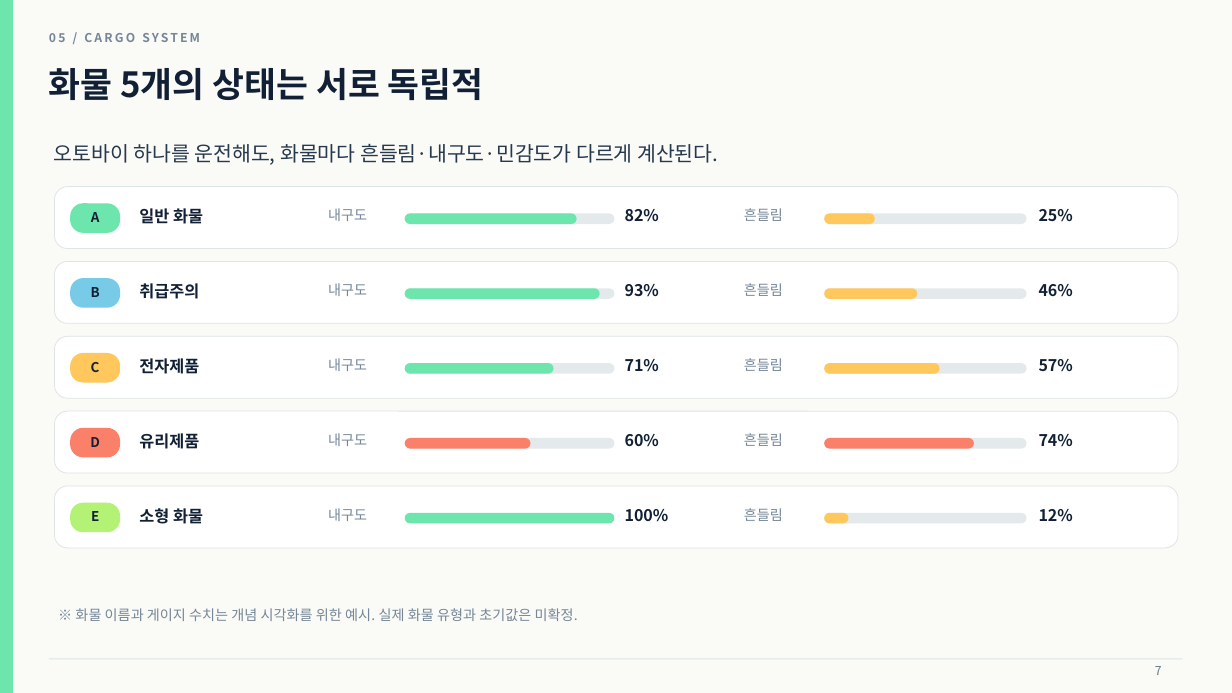
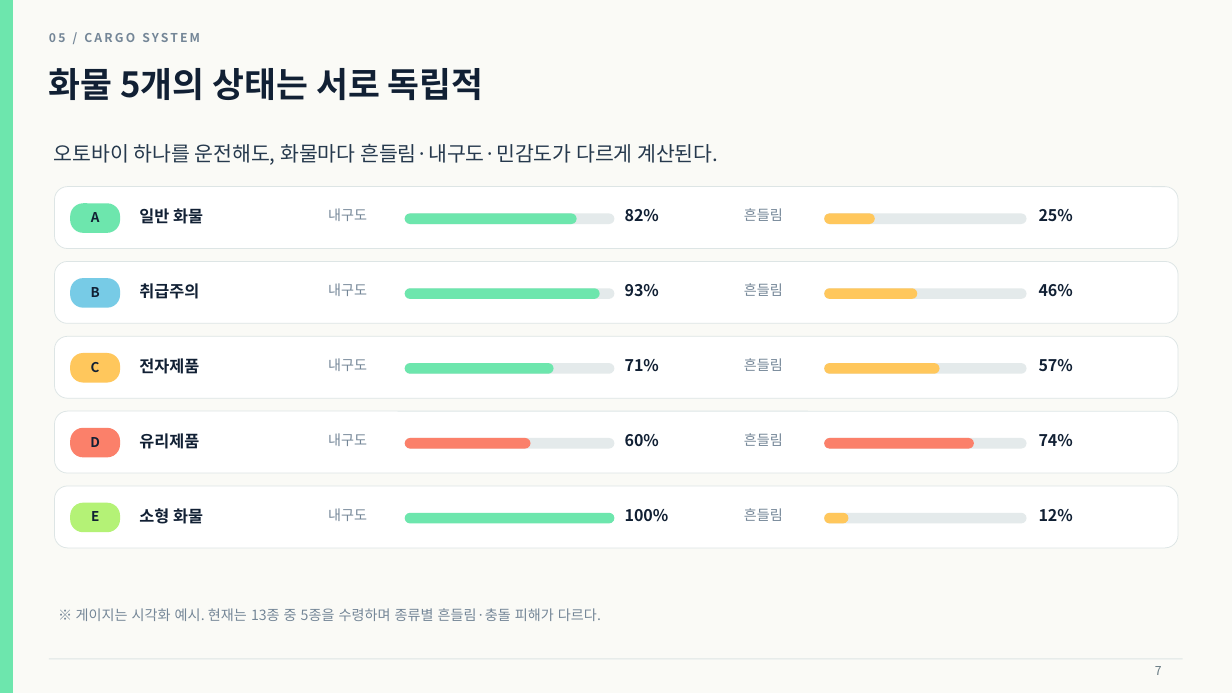
Before and after one commit to seo-spec/2Dgame-Delivery, a slide deck: slide 7 of data/docs/골목길_퀵배송_상세기획서.pptx. Drawn at 1232x693 pixels with LibreOffice and Linux fonts; fonts in the diff are those of the drawing. Boxes give left, top, right and bottom in pixels: in the first picture for what was removed or moved away, otherwise in the second. Text is boxed around its words. In the diff, an @@ line names an element or a change of style, - is before the commit and + after.

```diff
--- a/data/docs/골목길_퀵배송_상세기획서.pptx
+++ b/data/docs/골목길_퀵배송_상세기획서.pptx
@@ text at (76,608,601,621): text changed @@
-※ 화물 이름과 게이지 수치는 개념 시각화를 위한 예시. 실제 화물 유형과 초기값은 미확정.
+※ 게이지는 시각화 예시. 현재는 13종 중 5종을 수령하며 종류별 흔들림·충돌 피해가 다르다.
```
Also in this commit, not shown: 11 other slides changed, 6 slides added, 1 other file.
